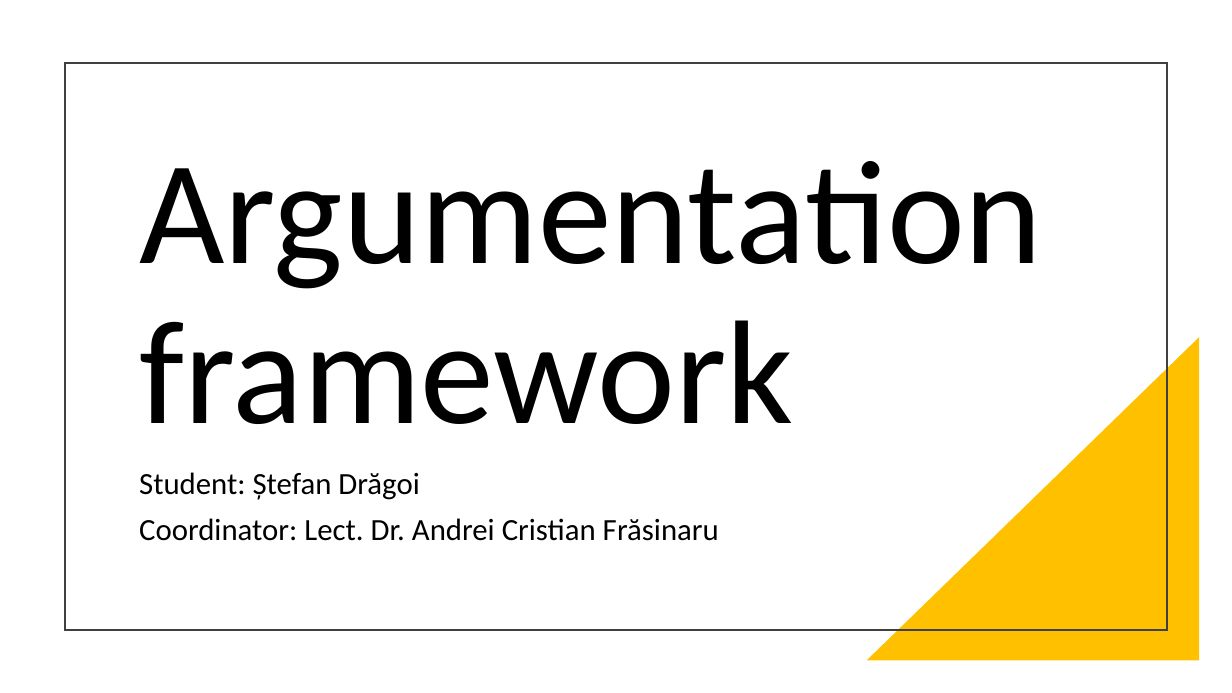
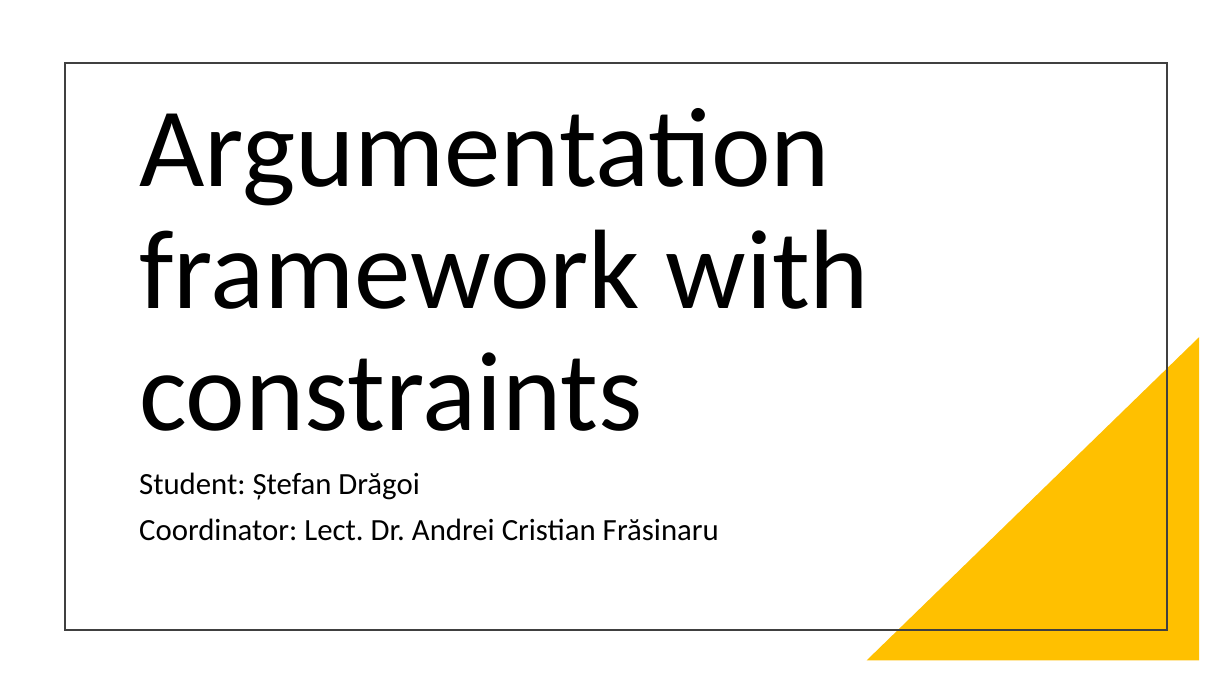
Before and after one commit to stefandr99/ConstrainedArgumentationFramework, a slide deck: slide 1 of Argumentation framework.pptx. Drawn at 1232x693 pixels with LibreOffice and Linux fonts; fonts in the diff are those of the drawing. Boxes give left, top, right and bottom in pixels: in the first picture for what was removed or moved away, otherwise in the second. Text is boxed around its words. In the diff, an @@ line names an element or a change of style, - is before the commit and + after.

```diff
--- a/Argumentation framework.pptx
+++ b/Argumentation framework.pptx
@@ title at (139, 108, 869, 431): text changed; size 115 to 88 pt @@
-Argumentation framework
+Argumentation framework with constraints
```
Also in this commit, not shown: 13 other slides changed, 4 slides added, 4 slides removed.
